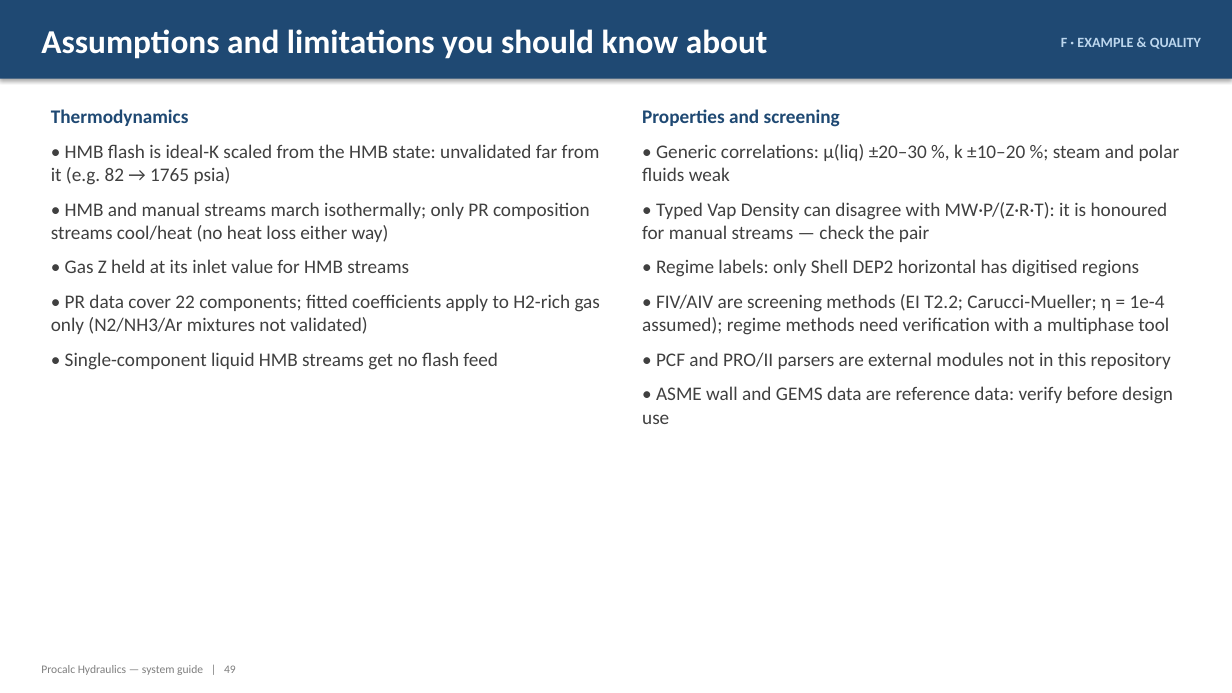
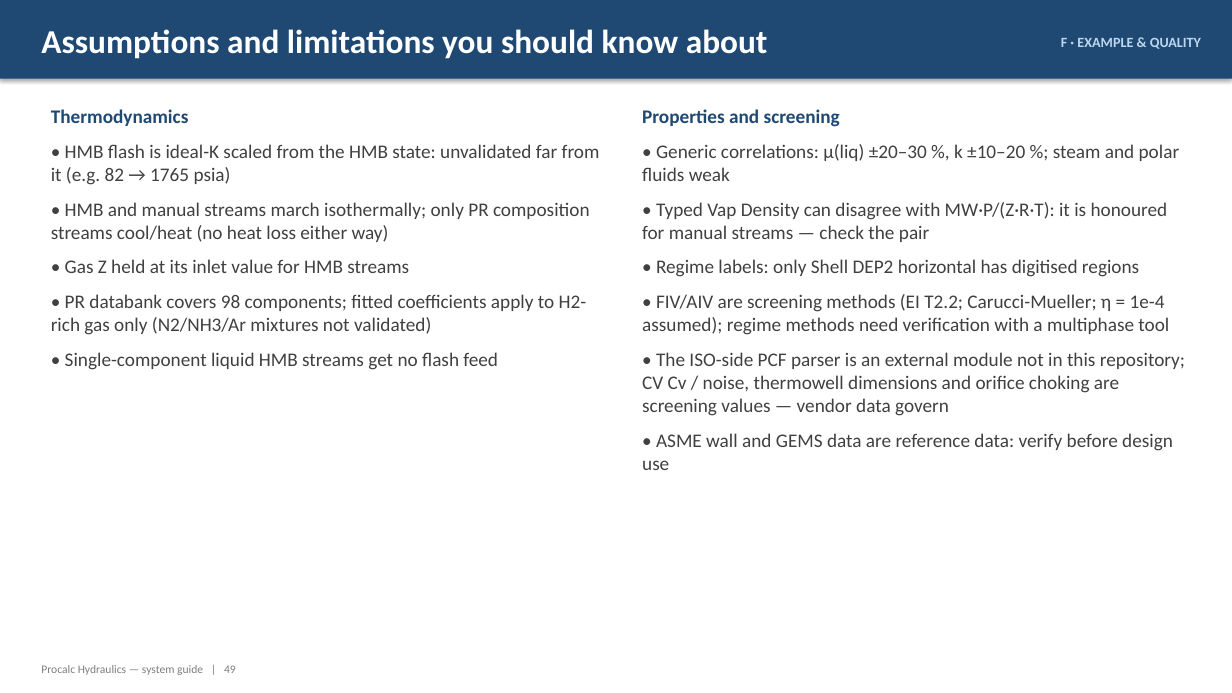
Before and after one commit to ipratikmenon/procalc, a slide deck: slide 49 of Hydraulics/Procalc_Hydraulics_System_Guide.pptx. Drawn at 1232x693 pixels with LibreOffice and Linux fonts; fonts in the diff are those of the drawing. Boxes give left, top, right and bottom in pixels: in the first picture for what was removed or moved away, otherwise in the second. Text is boxed around its words. In the diff, an @@ line names an element or a change of style, - is before the commit and + after.

```diff
--- a/Hydraulics/Procalc_Hydraulics_System_Guide.pptx
+++ b/Hydraulics/Procalc_Hydraulics_System_Guide.pptx
@@ text at <box>51,294,587,335</box>: text changed @@
-• PR data cover 22 components; fitted coefficients apply to H2-rich gas only (N2/NH3/Ar mixtures not validated)
+• PR databank covers 98 components; fitted coefficients apply to H2-rich gas only (N2/NH3/Ar mixtures not validated)
@@ text at <box>642,352,1185,416</box>: text changed @@
-• PCF and PRO/II parsers are external modules not in this repository
+• The ISO-side PCF parser is an external module not in this repository; CV Cv / noise, thermowell dimensions and orifice choking are screening values — vendor data govern
```
Also in this commit, not shown: 26 other slides changed, 4 slides added, 4 slides removed, 2 other files.
